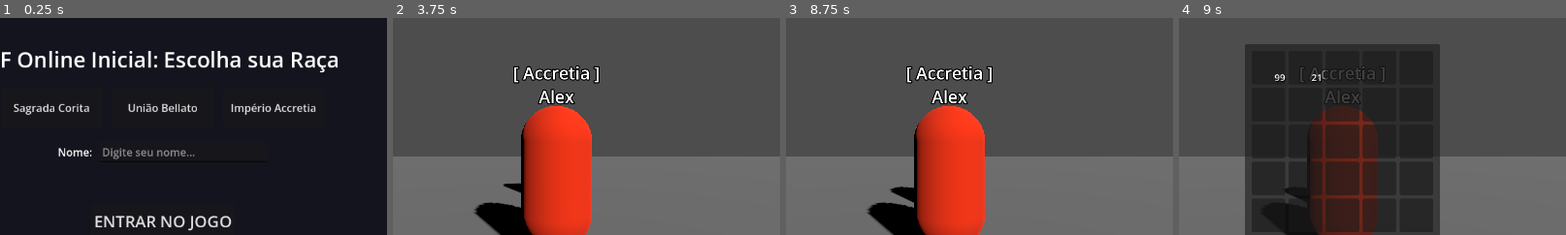
Above: before the commit, frames 1-4 (left to right).
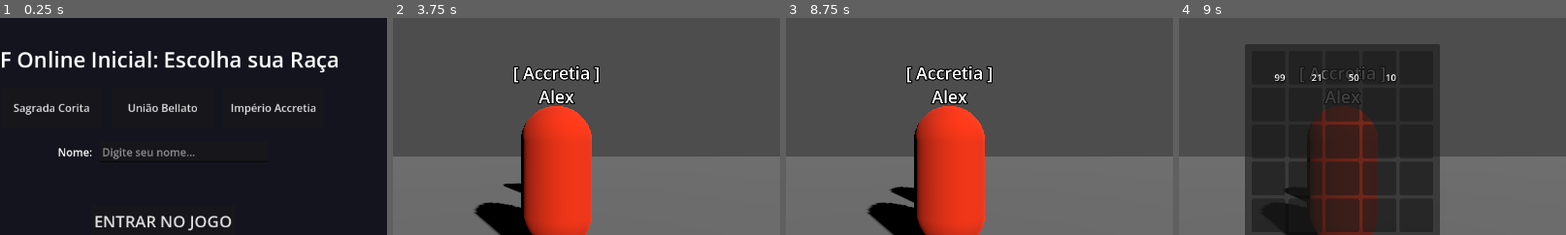
Above: after the commit, the same moments.

Repository: wellingtonpereira12/RFan-Online
Game: Godot game, scene res://ui/menu/RaceSelection.tscn
Same seed, same stepped clock (60 frames per second), same inputs: the game is played once before the commit and once after it.
Inputs (mouse positions are % of the whole screen's width and height, from its top left):
- Up to frame 1 (0.25 s): no input
- Up to frame 2 (3.75 s): click (53, 52) at 0.52 s; type "Alex" at 0.6 s; click "Sagrada Corita" at 1.25 s; click "União Bellato" at 2 s; click "Império Accretia" at 2.75 s; click "ENTRAR NO JOGO" at 3.5 s
- Up to frame 3 (8.75 s): click "Modo: CORRENDO" at 4.25 s; click "Modo: ANDANDO" at 5 s; click "Ataque: AUTO" at 5.75 s; click "Ataque: MANUAL" at 6.5 s; click "🔒" at 7.25 s; click "🔓" at 8 s
- Up to frame 4 (9 s): click "🎒" at 8.75 s
The pictures show only the part of the screen within x 29-79%, y 22-71%; the shares and areas given below are measured in that part.

Frames 1-3 are identical in both runs. In frame 4, 0.1% of the frame differs, in the area x 43-57%, y 25-30%.

Commit message:
no message

Diff:
--- a/r-fan-online/components/CombatComponent.gd
+++ b/r-fan-online/components/CombatComponent.gd
@@ -17,20 +17,31 @@
 			skill_bar.trigger_cooldown(slot_index, action_data.cooldown)
 		return
 
-	# Processamento Real de ItemData do Inventário
-	if action_data is ItemData:
+	# Processamento Real de ItemDatabase (Dicionário)
+	if typeof(action_data) == TYPE_DICTIONARY:
 		var inv_manager = get_tree().get_first_node_in_group("inventory_manager")
 		if inv_manager and inv_manager.has_method("consume_item_by_id"):
 			# Tenta consumir 1 do inventário
-			if inv_manager.consume_item_by_id(action_data.id, 1):
-				if action_data.id == "pote_hp":
-					print("=> [INVENTÁRIO] Consumiu ", action_data.name, "! +50 HP")
-					vitals.hp = clampi(vitals.hp + 50, 0, vitals.max_hp)
+			if inv_manager.consume_item_by_id(action_data["id"], 1):
+				print("=> [INVENTÁRIO] Consumiu ", action_data["nome"], "! Efeito: ", action_data["efeito"])
+
+				# Aplicar efeito baseado no valor real do banco de dados
+				if action_data["efeito"] == "hp" or action_data["efeito"] == "hp_sp":
+					vitals.hp = clampi(vitals.hp + action_data["valor"], 0, vitals.max_hp)
 					vitals.hp_changed.emit(vitals.hp, vitals.max_hp)
-					if skill_bar.has_method("trigger_cooldown"):
-						skill_bar.trigger_cooldown(slot_index, 1.0) # Cooldown fixo de 1 segundo
+
+				if action_data["efeito"] == "sp" or action_data["efeito"] == "hp_sp":
+					vitals.sp = clampi(vitals.sp + action_data["valor"], 0, vitals.max_sp)
+					vitals.sp_changed.emit(vitals.sp, vitals.max_sp)
+
+				if action_data["efeito"] == "fp":
+					vitals.fp = clampi(vitals.fp + action_data["valor"], 0, vitals.max_fp)
+					vitals.fp_changed.emit(vitals.fp, vitals.max_fp)
+
+				if skill_bar.has_method("trigger_cooldown"):
+					skill_bar.trigger_cooldown(slot_index, 1.0) # Cooldown fixo de 1 segundo
 			else:
-				print(">> Acabaram as ", action_data.name, " no inventário!")
+				print(">> Acabaram os itens ", action_data["nome"], " no inventário!")
 		return
 
 	# Processamento de Dano de Magia
--- a/r-fan-online/components/InventoryManager.gd
+++ b/r-fan-online/components/InventoryManager.gd
@@ -7,77 +7,77 @@
 var inventory_size: int = 25 # 5x5 Grid
 
 func _ready() -> void:
-	# Inicializa 25 slots vazios
+	# Inicializa 25 slots vazios (guarda apenas o ID e a quantidade)
 	for i in range(inventory_size):
-		slots.append({"item": null, "amount": 0})
+		slots.append({"id": "", "amount": 0})
 
-func add_item(item: ItemData, amount: int) -> int:
+func add_item(item_id: String, amount: int) -> int:
+	var item_data = ItemDatabase.get_item(item_id)
+	if item_data.is_empty(): return amount # Rejeita se não existe no DB
+
 	var remaining = amount
+	var max_stack = item_data.get("max_stack", 1)
 
-	# 1. Tentar empilhar (stack) em slots que já possuem esse item e não estão cheios
-	if item.is_stackable:
-		for i in range(slots.size()):
-			var slot = slots[i]
-			if slot["item"] != null and slot["item"].id == item.id:
-				var space_left = item.max_stack - slot["amount"]
-				if space_left > 0:
-					var add_amount = min(space_left, remaining)
-					slot["amount"] += add_amount
-					remaining -= add_amount
-					inventory_updated.emit(i)
+	# 1. Tentar empilhar em slots que já possuem esse ID
+	for i in range(slots.size()):
+		var slot = slots[i]
+		if slot["id"] == item_id:
+			var space_left = max_stack - slot["amount"]
+			if space_left > 0:
+				var add_amount = min(space_left, remaining)
+				slot["amount"] += add_amount
+				remaining -= add_amount
+				inventory_updated.emit(i)
 
-					if remaining <= 0:
-						return 0 # Tudo adicionado com sucesso
+				if remaining <= 0:
+					return 0
 
 	# 2. Procurar slots vazios para o que sobrou
 	for i in range(slots.size()):
 		var slot = slots[i]
-		if slot["item"] == null:
-			var add_amount = remaining
-			if item.is_stackable:
-				add_amount = min(item.max_stack, remaining)
+		if slot["id"] == "":
+			var add_amount = min(max_stack, remaining)
 
-			slot["item"] = item
+			slot["id"] = item_id
 			slot["amount"] = add_amount
 			remaining -= add_amount
 			inventory_updated.emit(i)
 
 			if remaining <= 0:
-				return 0 # Tudo adicionado com sucesso
+				return 0
 
-	return remaining # Retorna o resto que não coube (inventário cheio)
+	return remaining # Retorna o resto que não coube
 
 func remove_item(index: int, amount: int) -> void:
 	if index < 0 or index >= slots.size(): return
 	var slot = slots[index]
 
-	if slot["item"] != null:
+	if slot["id"] != "":
 		slot["amount"] -= amount
 		if slot["amount"] <= 0:
-			slot["item"] = null
+			slot["id"] = ""
 			slot["amount"] = 0
 		inventory_updated.emit(index)
 
 func consume_item_by_id(item_id: String, amount: int = 1) -> bool:
 	var remaining = amount
 
-	# Percorre do último para o primeiro para consumir stacks incompletos primeiro, ou o contrário
 	for i in range(slots.size()):
 		var slot = slots[i]
-		if slot["item"] != null and slot["item"].id == item_id:
+		if slot["id"] == item_id:
 			if slot["amount"] >= remaining:
 				slot["amount"] -= remaining
 				if slot["amount"] == 0:
-					slot["item"] = null
+					slot["id"] = ""
 				inventory_updated.emit(i)
 				return true
 			else:
 				remaining -= slot["amount"]
 				slot["amount"] = 0
-				slot["item"] = null
+				slot["id"] = ""
 				inventory_updated.emit(i)
 
-	return remaining == 0 # Retorna true se conseguiu consumir tudo
+	return remaining == 0
 
 func swap_slots(from_index: int, to_index: int) -> void:
 	if from_index == to_index: return
@@ -86,31 +86,34 @@
 	var from_slot = slots[from_index]
 	var to_slot = slots[to_index]
 
-	# Se o destino e origem tem o mesmo item e é empilhável, junta os dois
-	if from_slot["item"] != null and to_slot["item"] != null:
-		if from_slot["item"].id == to_slot["item"].id and from_slot["item"].is_stackable:
-			var space_left = to_slot["item"].max_stack - to_slot["amount"]
+	# Se ambos tem o mesmo ID, tenta empilhar
+	if from_slot["id"] != "" and to_slot["id"] != "":
+		if from_slot["id"] == to_slot["id"]:
+			var item_data = ItemDatabase.get_item(to_slot["id"])
+			var max_stack = item_data.get("max_stack", 1)
+
+			var space_left = max_stack - to_slot["amount"]
 			if space_left > 0:
 				var move_amount = min(space_left, from_slot["amount"])
 				to_slot["amount"] += move_amount
 				from_slot["amount"] -= move_amount
 
 				if from_slot["amount"] <= 0:
-					from_slot["item"] = null
+					from_slot["id"] = ""
 					from_slot["amount"] = 0
 
 				inventory_updated.emit(from_index)
 				inventory_updated.emit(to_index)
 				return
 
-	# Caso contrário (ou se sobrar), apenas troca as posições
-	var temp_item = to_slot["item"]
+	# Troca simples de posições
+	var temp_id = to_slot["id"]
 	var temp_amount = to_slot["amount"]
 
-	to_slot["item"] = from_slot["item"]
+	to_slot["id"] = from_slot["id"]
 	to_slot["amount"] = from_slot["amount"]
 
-	from_slot["item"] = temp_item
+	from_slot["id"] = temp_id
 	from_slot["amount"] = temp_amount
 
 	inventory_updated.emit(from_index)
--- /dev/null
+++ b/r-fan-online/core/ItemDatabase.gd
@@ -0,0 +1,74 @@
+class_name ItemDatabase
+
+const ITEMS: Dictionary = {
+	"pote_hp_p": {
+		"id": "pote_hp_p",
+		"nome": "Potion HP Pequena",
+		"tipo": "potion",
+		"descricao": "Recupera uma pequena quantidade de vida",
+		"efeito": "hp",
+		"valor": 50,
+		"max_stack": 99
+	},
+	"pote_hp_m": {
+		"id": "pote_hp_m",
+		"nome": "Potion HP Média",
+		"tipo": "potion",
+		"descricao": "Recupera vida média",
+		"efeito": "hp",
+		"valor": 150,
+		"max_stack": 99
+	},
+	"pote_hp_g": {
+		"id": "pote_hp_g",
+		"nome": "Potion HP Grande",
+		"tipo": "potion",
+		"descricao": "Recupera muita vida",
+		"efeito": "hp",
+		"valor": 300,
+		"max_stack": 99
+	},
+	"pote_sp_p": {
+		"id": "pote_sp_p",
+		"nome": "Potion SP Pequena",
+		"tipo": "potion",
+		"descricao": "Recupera mana",
+		"efeito": "sp",
+		"valor": 50,
+		"max_stack": 99
+	},
+	"pote_sp_g": {
+		"id": "pote_sp_g",
+		"nome": "Potion SP Grande",
+		"tipo": "potion",
+		"descricao": "Recupera muita mana",
+		"efeito": "sp",
+		"valor": 200,
+		"max_stack": 99
+	},
+	"pote_fp": {
+		"id": "pote_fp",
+		"nome": "Potion FP",
+		"tipo": "potion",
+		"descricao": "Recupera stamina",
+		"efeito": "fp",
+		"valor": 100,
+		"max_stack": 99
+	},
+	"super_pote": {
+		"id": "super_pote",
+		"nome": "Super Potion",
+		"tipo": "potion",
+		"descricao": "Recupera HP e SP",
+		"efeito": "hp_sp",
+		"valor": 300,
+		"max_stack": 99
+	}
+}
+
+static func get_item(item_id: String) -> Dictionary:
+	if ITEMS.has(item_id):
+		return ITEMS[item_id]
+	else:
+		printerr("Item não cadastrado no banco de dados -> ID: " + item_id)
+		return {}
--- a/r-fan-online/entities/player/Player.gd
+++ b/r-fan-online/entities/player/Player.gd
@@ -67,12 +67,10 @@
 	hud_instance.add_child(inv_ui)
 	inv_ui.setup(inventory_manager)
 
-	# Criando itens de teste no Inventário
-	var potion_hp = ItemData.new()
-	potion_hp.id = "pote_hp"
-	potion_hp.name = "Poção de HP"
-	potion_hp.max_stack = 99
-	inventory_manager.add_item(potion_hp, 120)
+	# Adiciona itens usando o banco de dados oficial!
+	inventory_manager.add_item("pote_hp_p", 120)
+	inventory_manager.add_item("pote_sp_p", 50)
+	inventory_manager.add_item("super_pote", 10)
 
 	# --- ALQUIMIA GLOBAL (Injeção de Seleção do Singleton) ---
 	var p_name = GameManager.player_name
--- a/r-fan-online/ui/hud/ActionSlot.gd
+++ b/r-fan-online/ui/hud/ActionSlot.gd
@@ -8,14 +8,14 @@
 @onready var amount_label: Label = $AmountLabel
 
 var slot_index: int = 1
-var action_data: Resource = null # Flexível (Skill ou Item)
+var action_data: Variant = null # Flexível (SkillResource ou Dictionary de Item)
 var is_on_cooldown: bool = false
 var max_cooldown: float = 0.0
 var current_cooldown: float = 0.0
 
 signal slot_dragged(from_index: int, to_index: int)
 signal action_requested(index: int)
-signal inventory_item_dropped(data: Resource, target_index: int)
+signal inventory_item_dropped(data: Variant, target_index: int)
 
 func setup(index: int, key_text: String) -> void:
 	slot_index = index
@@ -23,15 +23,18 @@
 	cooldown_overlay.anchor_top = 1.0
 	clear_slot()
 
-func set_action(data: Resource) -> void:
+func set_action(data: Variant) -> void:
 	action_data = data
-	if data:
-		if data.get("skill_name") != null:
-			icon_title.text = data.get("skill_name")
-		elif data.get("name") != null:
-			icon_title.text = data.get("name")
+	if data != null and typeof(data) != TYPE_NIL and (typeof(data) == TYPE_OBJECT or typeof(data) == TYPE_DICTIONARY):
+		if typeof(data) == TYPE_DICTIONARY:
+			icon_title.text = data.get("nome", "Item/Ação")
 		else:
-			icon_title.text = "Item/Ação"
+			if data.get("skill_name") != null:
+				icon_title.text = data.get("skill_name")
+			elif data.get("name") != null:
+				icon_title.text = data.get("name")
+			else:
+				icon_title.text = "Item/Ação"
 
 		color_rect.color = Color(0.2, 0.4, 0.6, 1) # Slot preenchido fica azul escuro
 	else:
--- a/r-fan-online/ui/hud/SkillBar.gd
+++ b/r-fan-online/ui/hud/SkillBar.gd
@@ -119,15 +119,15 @@
 	if slot.action_data and not slot.is_on_cooldown:
 		action_triggered.emit(index)
 
-func _on_inventory_item_dropped(item: Resource, to_index: int) -> void:
+func _on_inventory_item_dropped(item: Variant, to_index: int) -> void:
 	# Previne duplicatas de itens do mesmo tipo na barra
 	for slot in slots:
 		if slot.action_data != null:
-			if slot.action_data == item:
+			if typeof(slot.action_data) == typeof(item) and slot.action_data == item:
 				slot.clear_slot()
-			elif item is ItemData and slot.action_data is ItemData and item.id == slot.action_data.id:
+			elif typeof(item) == TYPE_DICTIONARY and typeof(slot.action_data) == TYPE_DICTIONARY and item.get("id") == slot.action_data.get("id"):
 				slot.clear_slot()
-			elif item.get("skill_name") != null and slot.action_data.get("skill_name") != null and item.get("skill_name") == slot.action_data.get("skill_name"):
+			elif typeof(item) != TYPE_DICTIONARY and typeof(slot.action_data) != TYPE_DICTIONARY and item.get("skill_name") != null and slot.action_data.get("skill_name") != null and item.get("skill_name") == slot.action_data.get("skill_name"):
 				slot.clear_slot()
 
 	# Define o item no novo slot
@@ -142,16 +142,16 @@
 		# Conta totais de cada ID no inventário
 		var item_counts = {}
 		for slot in inv_manager.slots:
-			if slot["item"] != null:
-				var id = slot["item"].id
+			if slot["id"] != "":
+				var id = slot["id"]
 				if not item_counts.has(id):
 					item_counts[id] = 0
 				item_counts[id] += slot["amount"]
 
 		# Atualiza a interface gráfica dos atalhos
 		for slot in slots:
-			if slot.action_data is ItemData:
-				var total = item_counts.get(slot.action_data.id, 0)
+			if typeof(slot.action_data) == TYPE_DICTIONARY and slot.action_data.has("id"):
+				var total = item_counts.get(slot.action_data["id"], 0)
 				if total > 0:
 					if slot.amount_label:
 						slot.amount_label.visible = true
--- a/r-fan-online/ui/inventory/InventorySlotUI.gd
+++ b/r-fan-online/ui/inventory/InventorySlotUI.gd
@@ -5,7 +5,7 @@
 @onready var amount_label: Label = $AmountLabel
 
 var slot_index: int = -1
-var item_data: ItemData = null
+var item_data: Dictionary = {}
 var item_amount: int = 0
 
 signal slot_dragged(from_index: int, to_index: int)
@@ -14,13 +14,13 @@
 func _ready() -> void:
 	clear_slot()
 
-func set_slot(item: ItemData, amount: int) -> void:
+func set_slot(item: Dictionary, amount: int) -> void:
 	item_data = item
 	item_amount = amount
 
-	if item != null:
-		if item.icon:
-			icon_rect.texture = item.icon
+	if not item.is_empty():
+		if item.has("icon") and item["icon"] != null:
+			icon_rect.texture = item["icon"]
 			icon_rect.modulate = Color(1, 1, 1, 1)
 		else:
 			# Sem ícone? Pinta o TextureRect temporariamente
@@ -36,7 +36,7 @@
 		clear_slot()
 
 func clear_slot() -> void:
-	item_data = null
+	item_data = {}
 	item_amount = 0
 	icon_rect.texture = null
 	icon_rect.modulate = Color(1, 1, 1, 0) # Transparente quando vazio
@@ -44,14 +44,14 @@
 
 # --- Drag & Drop Lógica Nativa ---
 func _get_drag_data(_at_position: Vector2) -> Variant:
-	if item_data == null: return null
+	if item_data.is_empty(): return null
 
 	var preview_icon = TextureRect.new()
-	if item_data.icon:
-		preview_icon.texture = item_data.icon
+	if item_data.has("icon") and item_data["icon"] != null:
+		preview_icon.texture = item_data["icon"]
 	else:
 		var preview_lbl = Label.new()
-		preview_lbl.text = item_data.name
+		preview_lbl.text = item_data.get("nome", "Item")
 		preview_icon.add_child(preview_lbl)
 
 	preview_icon.custom_minimum_size = size
--- a/r-fan-online/ui/inventory/InventoryUI.gd
+++ b/r-fan-online/ui/inventory/InventoryUI.gd
@@ -33,7 +33,11 @@
 
 func _on_inventory_updated(index: int) -> void:
 	var data = inventory_manager.slots[index]
-	slot_uis[index].set_slot(data["item"], data["amount"])
+	if data["id"] != "":
+		var item_info = ItemDatabase.get_item(data["id"])
+		slot_uis[index].set_slot(item_info, data["amount"])
+	else:
+		slot_uis[index].clear_slot()
 
 func _on_slot_dragged(from_index: int, to_index: int) -> void:
 	inventory_manager.swap_slots(from_index, to_index)
Not shown, added: r-fan-online/core/ItemDatabase.gd.uid
